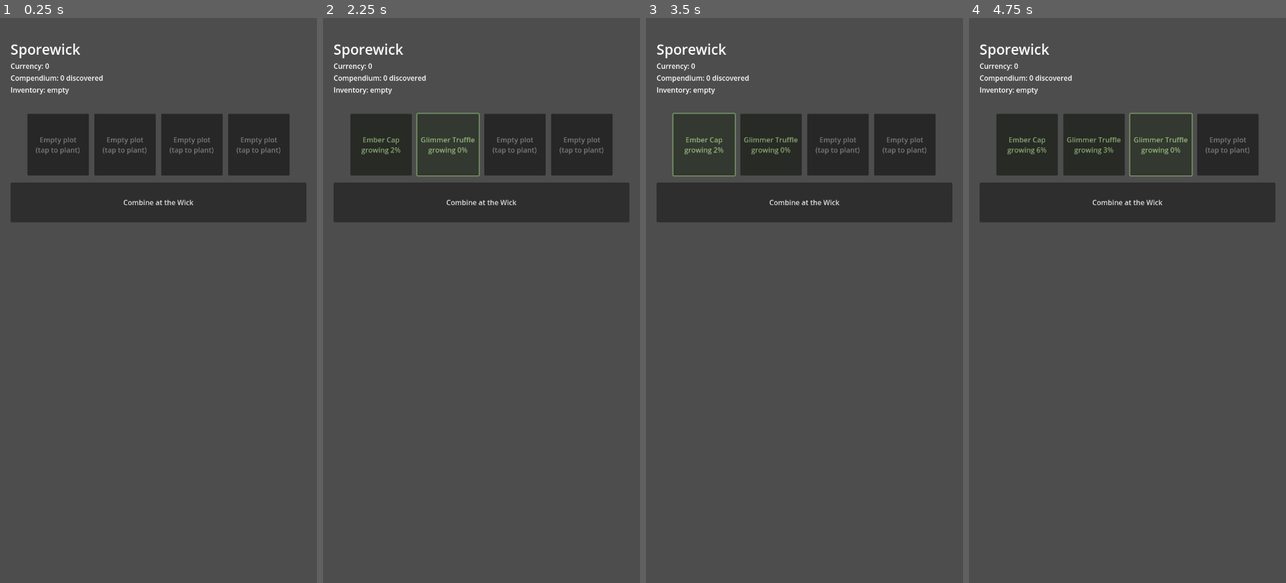
Above: before the commit, frames 1-4 (left to right).
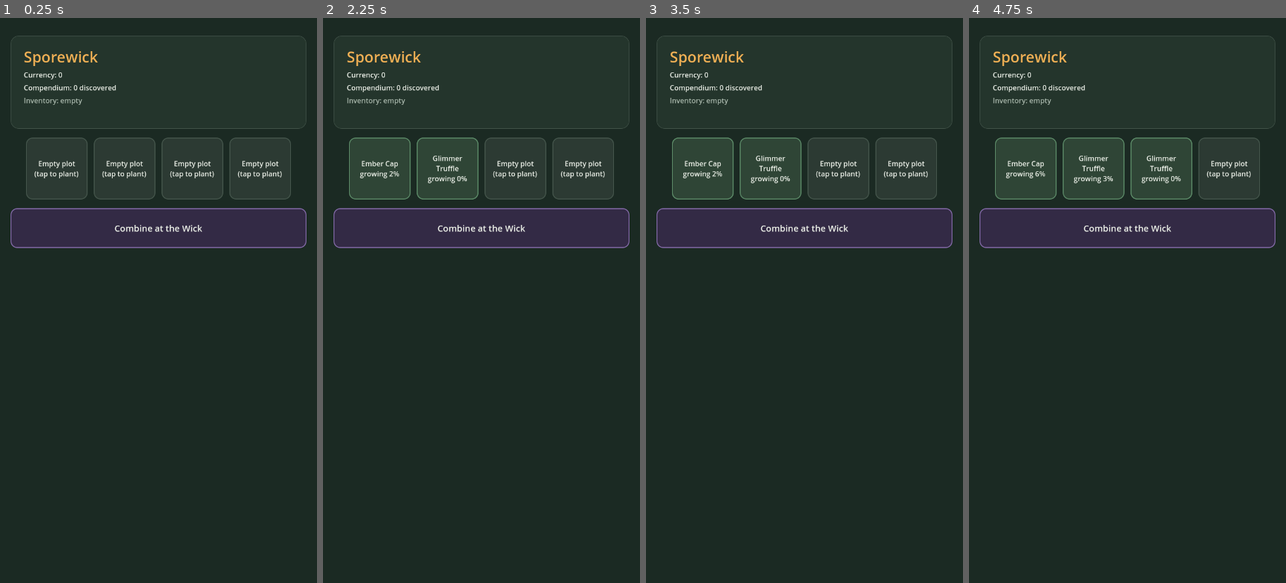
Above: after the commit, the same moments.

Repository: acophisoph/Game-Factory
Game: Godot game, scene res://scenes/Main.tscn
The game is run twice, just before and just after one commit, with the same random seed, the same clock (stepped at 60 frames per second) and the same inputs.
Inputs:
- Up to frame 1 (0.25 s): no input
- Up to frame 2 (2.25 s): click "Empty plot (tap to plant)" at 0.5 s; click "Ember Cap growing 0%" at 1.25 s; click "Empty plot (tap to plant)" at 2 s
- Up to frame 3 (3.5 s): click "Ember Cap growing 2%" at 2.75 s
- Up to frame 4 (4.75 s): click "Glimmer Truffle growing 0%" at 3.5 s; click "Empty plot (tap to plant)" at 4.25 s

The runs differ from the first frame. In frame 1, 86% of the frame differs, in the area x 0-100%, y 0-100%; in frame 2, 87%; in frame 3, 87%; in frame 4, 88%.

Commit message:
Design pass: cozy-fungal-garden UI palette for Sporewick
Replaces the default-theme gray Buttons/Labels with a small themed
palette: deep forest-green background, a rounded card panel for the
info readout, and distinct per-plot-state colors (muted empty, moss
green growing, warm amber ready) plus a violet style for the Wick
button so combining reads as a different kind of action from tending
a plot. Implemented entirely through code-generated StyleBoxFlat
resources, no external art assets.

Also fixes a small UX rough edge: the Wick's "need 2 spores" status
message used to persist indefinitely; _refresh_ui() now clears it on
every successful action.

Re-verified with the full headless autopilot (24/24 assertions still
pass) and visual inspection of the rendered screenshots.

Co-Authored-By: Claude Sonnet 5 <noreply@anthropic.com>
Claude-Session: https://claude.ai/code/session_0146ZUjNaNViEqrvbKY8NuUG

Diff:
--- a/game/sporewick/scripts/main.gd
+++ b/game/sporewick/scripts/main.gd
@@ -27,6 +27,24 @@
 	"Moss Puff|Moss Puff": "Plush Moss Puff",
 	"Glimmer Truffle|Glimmer Truffle": "Gilded Truffle",
 }
+
+# --- Visual identity (Design pass, run #4) ---
+# A small cozy-fungal-garden palette: deep forest background, warm amber
+# for anything ready/interactive, moss green for growth in progress, and
+# a distinct violet for the Wick (it's a different kind of action from
+# planting/harvesting a plot, so it gets a different accent).
+const COLOR_BG := Color("1b2a23")
+const COLOR_PANEL := Color("24352c")
+const COLOR_TEXT := Color("eef2ea")
+const COLOR_TEXT_MUTED := Color("a9b8ac")
+const COLOR_EMPTY_BG := Color("2c3a33")
+const COLOR_EMPTY_BORDER := Color("46574d")
+const COLOR_GROWING_BG := Color("2f4536")
+const COLOR_GROWING_BORDER := Color("5f8f6b")
+const COLOR_READY_BG := Color("4a3a20")
+const COLOR_READY_BORDER := Color("f2b155")
+const COLOR_WICK_BG := Color("332a45")
+const COLOR_WICK_BORDER := Color("8a6fb0")
 
 enum PlotState { EMPTY, GROWING, READY }
 
@@ -201,50 +219,101 @@
 				plot.state = PlotState.READY
 
 
+# Builds a rounded, bordered StyleBoxFlat — used for both the plot
+# buttons (per growth state) and the top info card. Centralized here so
+# the palette is the only thing that changes between them.
+func _panel_style(bg: Color, border: Color, border_width: int = 2, radius: int = 14) -> StyleBoxFlat:
+	var box := StyleBoxFlat.new()
+	box.bg_color = bg
+	box.set_border_width_all(border_width)
+	box.border_color = border
+	box.set_corner_radius_all(radius)
+	box.content_margin_left = 12
+	box.content_margin_right = 12
+	box.content_margin_top = 10
+	box.content_margin_bottom = 10
+	return box
+
+
+func _style_plot_button(btn: Button, bg: Color, border: Color) -> void:
+	btn.add_theme_stylebox_override("normal", _panel_style(bg, border))
+	btn.add_theme_stylebox_override("hover", _panel_style(bg.lightened(0.08), border))
+	btn.add_theme_stylebox_override("pressed", _panel_style(bg.darkened(0.1), border))
+	btn.add_theme_stylebox_override("focus", _panel_style(bg, border))
+	btn.add_theme_color_override("font_color", COLOR_TEXT)
+	btn.add_theme_color_override("font_hover_color", COLOR_TEXT)
+	btn.add_theme_color_override("font_pressed_color", COLOR_TEXT)
+
+
 func _build_ui() -> void:
 	var canvas := CanvasLayer.new()
 	add_child(canvas)
 
+	var background := ColorRect.new()
+	background.color = COLOR_BG
+	background.set_anchors_preset(Control.PRESET_FULL_RECT)
+	canvas.add_child(background)
+
 	var root := VBoxContainer.new()
 	root.set_anchors_preset(Control.PRESET_FULL_RECT)
-	root.add_theme_constant_override("separation", 16)
+	root.add_theme_constant_override("separation", 20)
 	canvas.add_child(root)
 
 	var margin := MarginContainer.new()
 	margin.add_theme_constant_override("margin_left", 24)
 	margin.add_theme_constant_override("margin_right", 24)
-	margin.add_theme_constant_override("margin_top", 48)
+	margin.add_theme_constant_override("margin_top", 40)
 	root.add_child(margin)
 
+	var info_card := PanelContainer.new()
+	info_card.add_theme_stylebox_override("panel", _panel_style(COLOR_PANEL, COLOR_EMPTY_BORDER, 1, 18))
+	margin.add_child(info_card)
+
+	var info_margin := MarginContainer.new()
+	info_margin.add_theme_constant_override("margin_left", 18)
+	info_margin.add_theme_constant_override("margin_right", 18)
+	info_margin.add_theme_constant_override("margin_top", 14)
+	info_margin.add_theme_constant_override("margin_bottom", 14)
+	info_card.add_child(info_margin)
+
 	var top_box := VBoxContainer.new()
-	margin.add_child(top_box)
+	top_box.add_theme_constant_override("separation", 6)
+	info_margin.add_child(top_box)
 
 	var title := Label.new()
 	title.text = "Sporewick"
-	title.add_theme_font_size_override("font_size", 32)
+	title.add_theme_font_size_override("font_size", 34)
+	title.add_theme_color_override("font_color", COLOR_READY_BORDER)
 	top_box.add_child(title)
 
 	_currency_label = Label.new()
+	_currency_label.add_theme_color_override("font_color", COLOR_TEXT)
 	top_box.add_child(_currency_label)
 
 	_compendium_label = Label.new()
+	_compendium_label.add_theme_color_override("font_color", COLOR_TEXT)
 	top_box.add_child(_compendium_label)
 
 	_inventory_label = Label.new()
+	_inventory_label.add_theme_color_override("font_color", COLOR_TEXT_MUTED)
 	top_box.add_child(_inventory_label)
 
 	_status_label = Label.new()
+	_status_label.add_theme_color_override("font_color", COLOR_READY_BORDER)
 	top_box.add_child(_status_label)
 
 	var plots_box := HBoxContainer.new()
 	plots_box.alignment = BoxContainer.ALIGNMENT_CENTER
-	plots_box.add_theme_constant_override("separation", 12)
+	plots_box.add_theme_constant_override("separation", 14)
 	root.add_child(plots_box)
 
 	for i in range(PLOT_COUNT):
 		var btn := Button.new()
 		btn.custom_minimum_size = Vector2(140, 140)
+		btn.clip_text = true
+		btn.autowrap_mode = TextServer.AUTOWRAP_WORD
 		btn.pressed.connect(_on_plot_pressed.bind(i))
+		_style_plot_button(btn, COLOR_EMPTY_BG, COLOR_EMPTY_BORDER)
 		plots_box.add_child(btn)
 		_plot_buttons.append(btn)
 
@@ -256,7 +325,9 @@
 	_wick_button = Button.new()
 	_wick_button.custom_minimum_size = Vector2(0, 90)
 	_wick_button.text = "Combine at the Wick"
+	_wick_button.add_theme_font_size_override("font_size", 20)
 	_wick_button.pressed.connect(_on_wick_pressed)
+	_style_plot_button(_wick_button, COLOR_WICK_BG, COLOR_WICK_BORDER)
 	wick_margin.add_child(_wick_button)
 
 
@@ -276,6 +347,7 @@
 
 
 func _refresh_ui() -> void:
+	_status_label.text = ""
 	_currency_label.text = "Currency: %d" % currency
 	_compendium_label.text = "Compendium: %d discovered" % compendium.size()
 	_inventory_label.text = "Inventory: %s" % (", ".join(inventory) if inventory.size() > 0 else "empty")
@@ -286,14 +358,14 @@
 		match plot.state:
 			PlotState.EMPTY:
 				btn.text = "Empty plot\n(tap to plant)"
-				btn.modulate = Color(0.55, 0.55, 0.55)
+				_style_plot_button(btn, COLOR_EMPTY_BG, COLOR_EMPTY_BORDER)
 			PlotState.GROWING:
 				var pct := int(100.0 * plot.timer / _active_grow_seconds)
 				btn.text = "%s\ngrowing %d%%" % [plot.spore_type, pct]
-				btn.modulate = Color(0.6, 0.75, 0.5)
+				_style_plot_button(btn, COLOR_GROWING_BG, COLOR_GROWING_BORDER)
 			PlotState.READY:
 				btn.text = "%s\nready! (tap to harvest)" % plot.spore_type
-				btn.modulate = Color(1.0, 0.85, 0.4)
+				_style_plot_button(btn, COLOR_READY_BG, COLOR_READY_BORDER)
 
 
 # --- Headless verification autopilot ---
Binary file changed: game/sporewick/verification_output/00_start.png
Binary file changed: game/sporewick/verification_output/01_planted.png
Binary file changed: game/sporewick/verification_output/02_grown.png
Binary file changed: game/sporewick/verification_output/03_harvested.png
Binary file changed: game/sporewick/verification_output/04_combined.png
Binary file changed: game/sporewick/verification_output/05_same_type_combined.png
Binary file changed: game/sporewick/verification_output/06_reloaded.png
Binary file changed: game/sporewick/verification_output/07_offline_catchup.png
Not shown, changed: STATE.md
